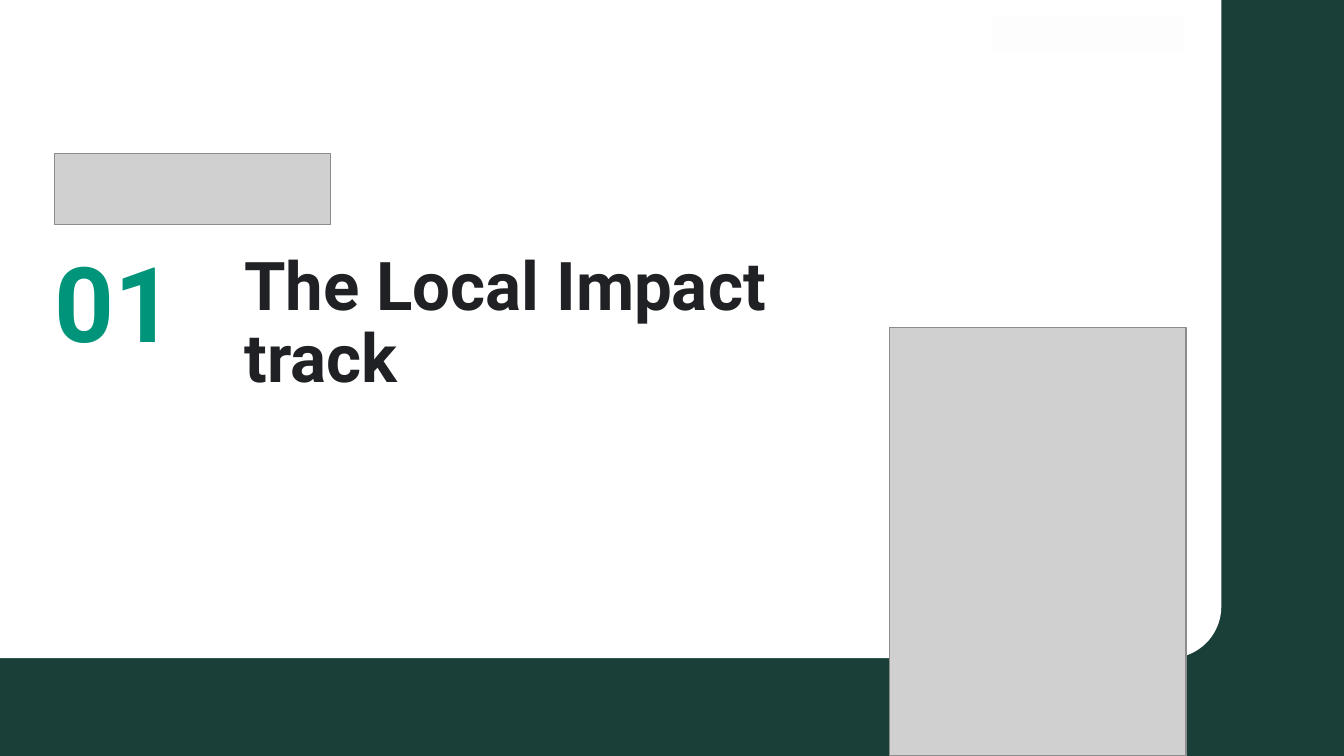
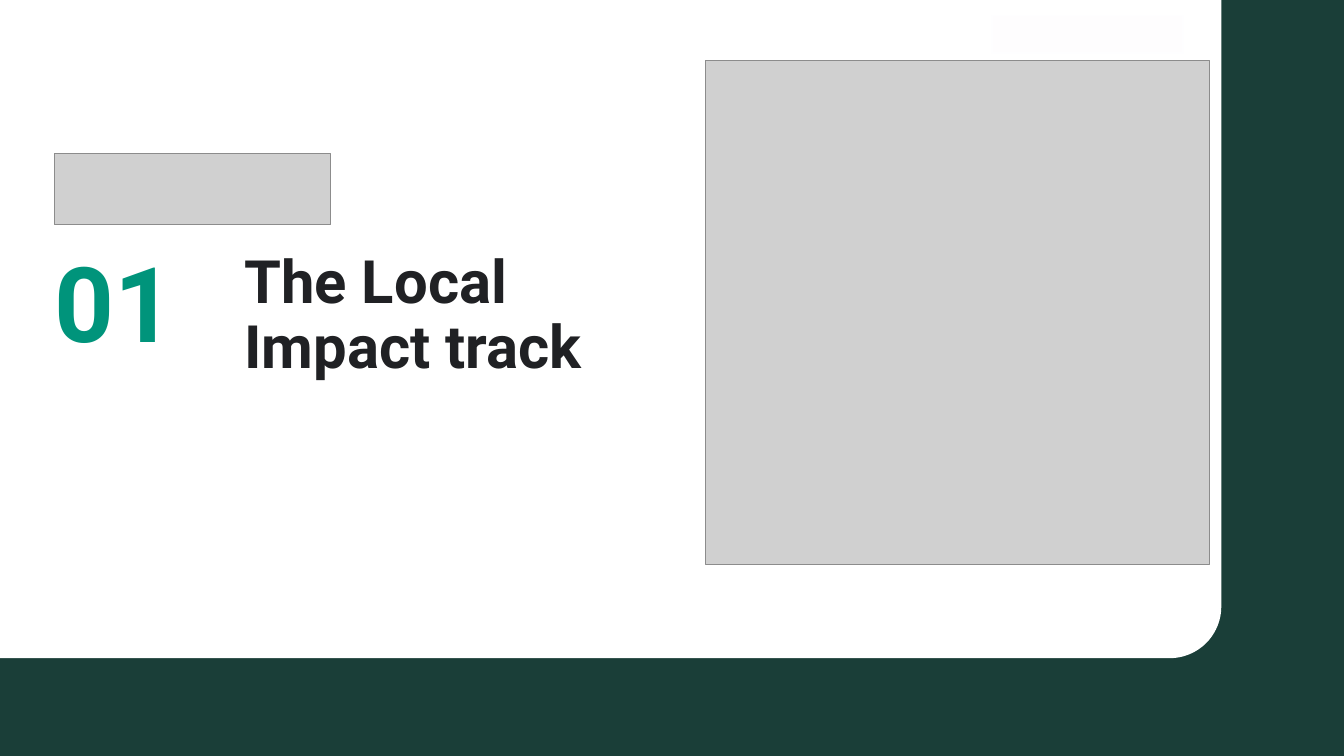
Before and after one commit to A2Tech360/a2tech360-hackathon, a slide deck: slide 4 of slides/Local_Impact_Workshop.pptx. Drawn at 1344x756 pixels with LibreOffice and Linux fonts; fonts in the diff are those of the drawing; grey boxes stand for pictures. Boxes give left, top, right and bottom in pixels: in the first picture for what was removed or moved away, otherwise in the second. Text is boxed around its words. In the diff, an @@ line names an element or a change of style, - is before the commit and + after.

```diff
--- a/slides/Local_Impact_Workshop.pptx
+++ b/slides/Local_Impact_Workshop.pptx
@@ picture added at (x1=706, y1=60, x2=1210, y2=564) @@
@@ text "The Local Impact track" at (x1=244, y1=258, x2=581, y2=380): size 36 to 32 pt @@
@@ picture removed at (x1=890, y1=328, x2=1187, y2=756) @@
```
Also in this commit, not shown: 7 other files.
